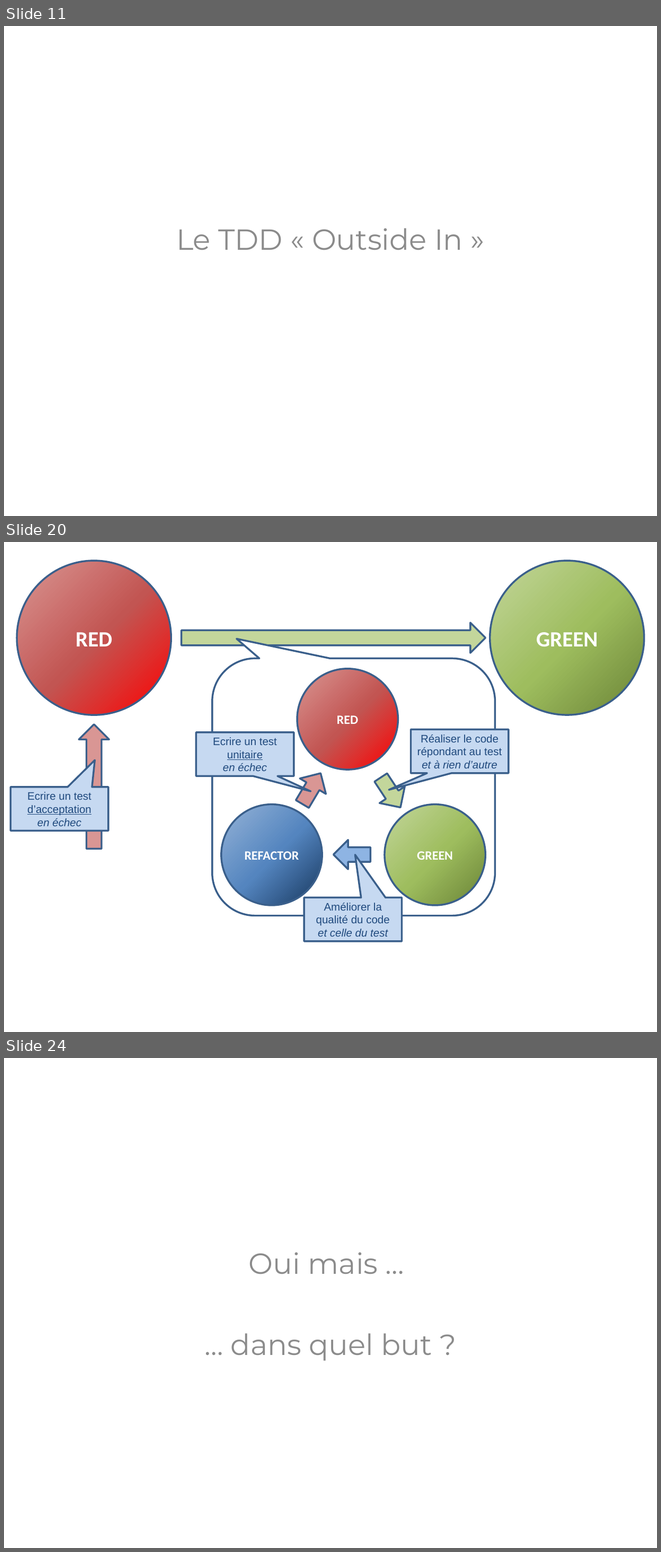
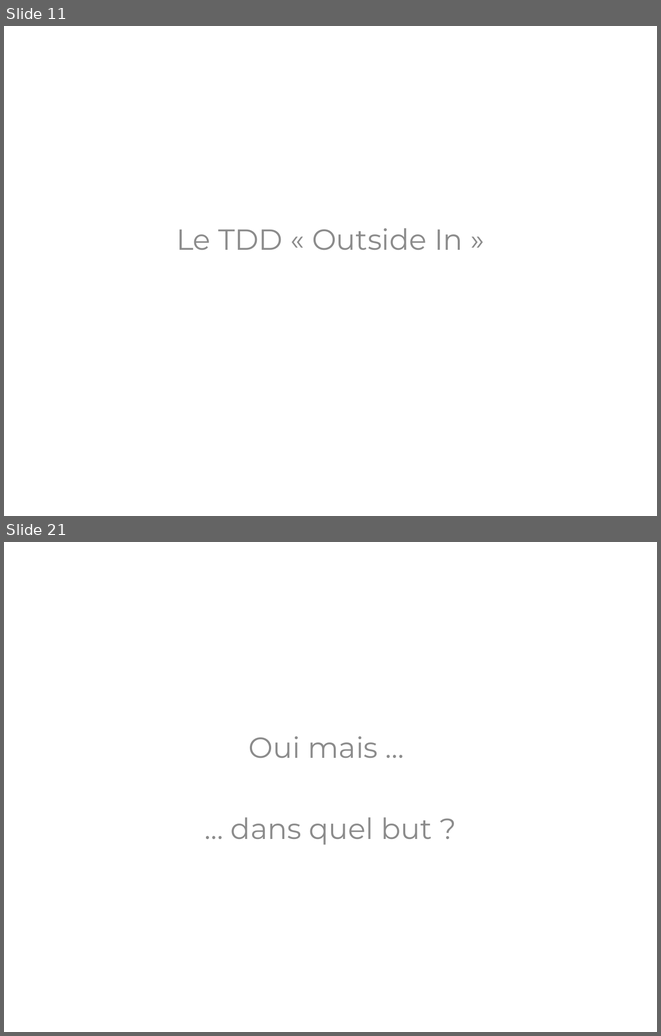
Before and after one commit to KhrisFernandez/tdd, a slide deck: outside-in/resources/TDD - Outside In.pptx. Shown one above the other, each under a label of ours: slides 11, 20 and 24 before the commit, slides 11 and 21 after it; the slides between them are not shown. The pictures are 661x1552 and 661x1036 pixels, drawn with LibreOffice and Linux fonts; fonts in the diff are those of the drawing. Boxes give left, top, right and bottom in pixels: in the first picture for what was removed or moved away, otherwise in the second. Text is boxed around its words. In the diff, an @@ line names an element or a change of style, - is before the commit and + after.

```diff
--- a/outside-in/resources/TDD - Outside In.pptx
+++ b/outside-in/resources/TDD - Outside In.pptx
@@ slide 20 removed at (4, 542, 657, 1032), background #FFFFFF @@
@@ ellipse removed at (17, 561, 171, 715) @@
-RED
@@ ellipse removed at (490, 561, 644, 715) @@
-GREEN
@@ left arrow removed at (182, 623, 486, 652) @@
@@ rounded speech box removed at (212, 658, 495, 916) @@
@@ ellipse removed at (297, 669, 398, 769) @@
-RED
@@ left arrow removed at (79, 724, 109, 848) @@
@@ speech box removed at (196, 732, 294, 776) @@
-Ecrire un test
-unitaire
-en échec
@@ speech box removed at (411, 730, 509, 773) @@
-Réaliser le code répondant au test
-et à rien d’autre
@@ left arrow removed at (289, 765, 333, 811) @@
@@ left arrow removed at (369, 769, 413, 815) @@
@@ speech box removed at (10, 787, 108, 831) @@
-Ecrire un test
-d’acceptation
-en échec
@@ ellipse removed at (221, 804, 322, 905) @@
-REFACTOR
@@ ellipse removed at (385, 804, 485, 905) @@
-GREEN
@@ left arrow removed at (333, 840, 370, 869) @@
@@ speech box removed at (305, 897, 403, 941) @@
-Améliorer la qualité du code
-et celle du test
@@ what was slide 24 is now slide 21 @@
```
Also in this commit, not shown: 15 slides changed, 1 slide added, 4 other slides removed, 16 other files.
